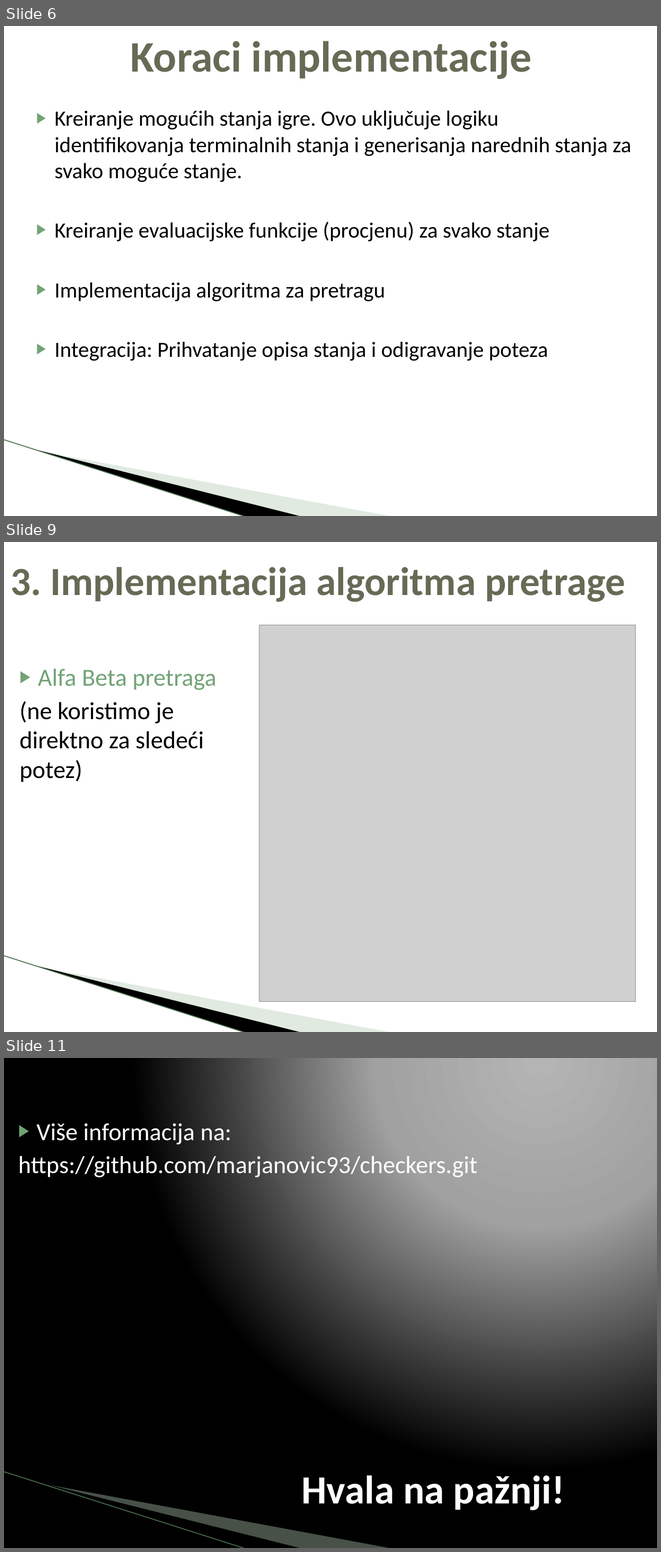
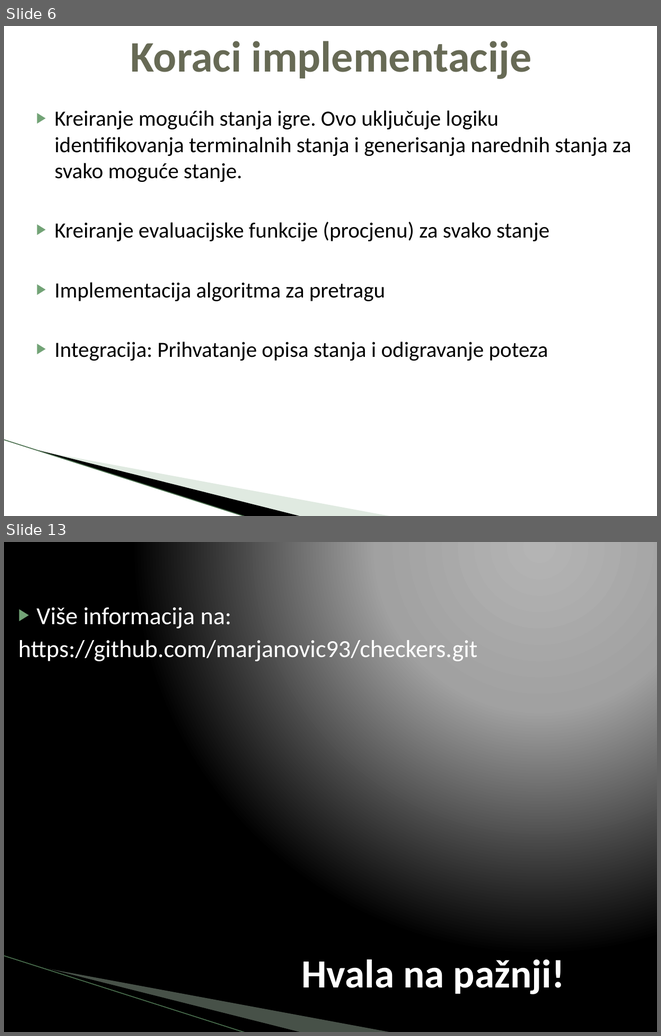
Before and after one commit to boimw/checkers, a slide deck: Projekat-Checkers.pptx. Shown one above the other, each under a label of ours: slides 6, 9 and 11 before the commit, slides 6 and 13 after it; the slides between them are not shown. The pictures are 661x1552 and 661x1036 pixels, drawn with LibreOffice and Linux fonts; fonts in the diff are those of the drawing; grey boxes stand for pictures; background and template pictures are left out. Boxes give left, top, right and bottom in pixels: in the first picture for what was removed or moved away, otherwise in the second. Text is boxed around its words. In the diff, an @@ line names an element or a change of style, - is before the commit and + after.

```diff
--- a/Projekat-Checkers.pptx
+++ b/Projekat-Checkers.pptx
@@ slide 9 removed at (x1=4, y1=542, x2=657, y2=1032), background #FFFFFF; not listed: 3 template elements that a slide beside it also shows @@
@@ title removed at (x1=10, y1=567, x2=625, y2=602) @@
-3. Implementacija algoritma pretrage
@@ picture removed at (x1=259, y1=625, x2=635, y2=1001) @@
@@ text removed at (x1=19, y1=669, x2=216, y2=782) @@
-▶ Alfa Beta pretraga
-(ne koristimo je direktno za sledeći potez)
@@ what was slide 11 is now slide 13 @@
```
Also in this commit, not shown: 3 slides changed, 5 slides added, 2 other slides removed, 52 other files.
